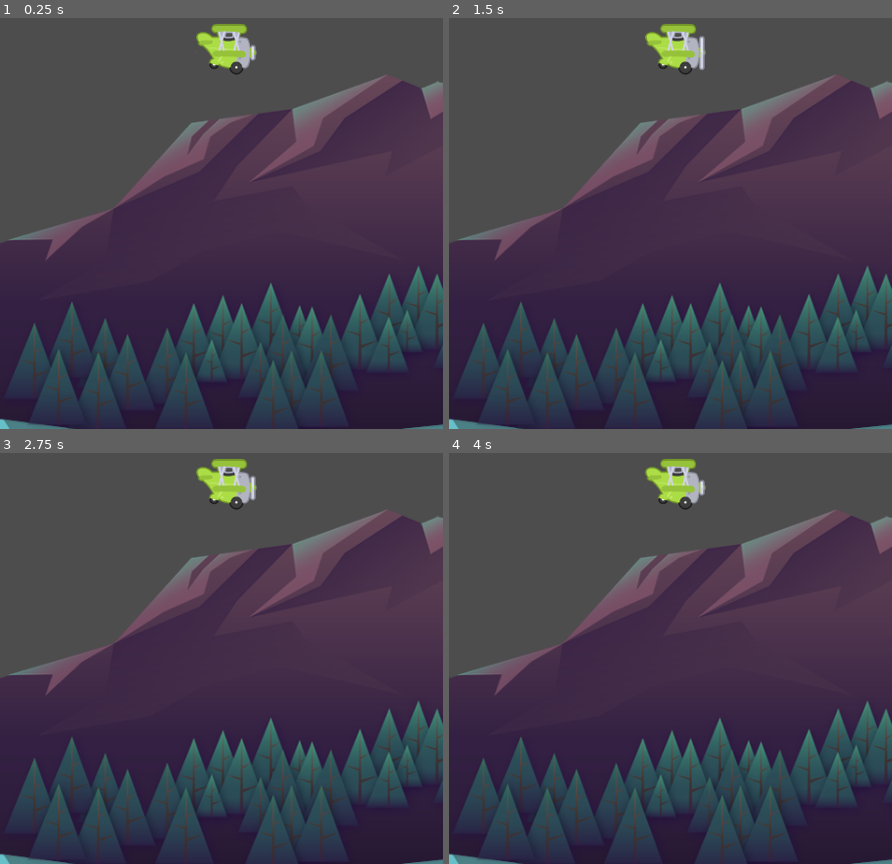
Above: before the commit, frames 1-4 (two rows, left to right).
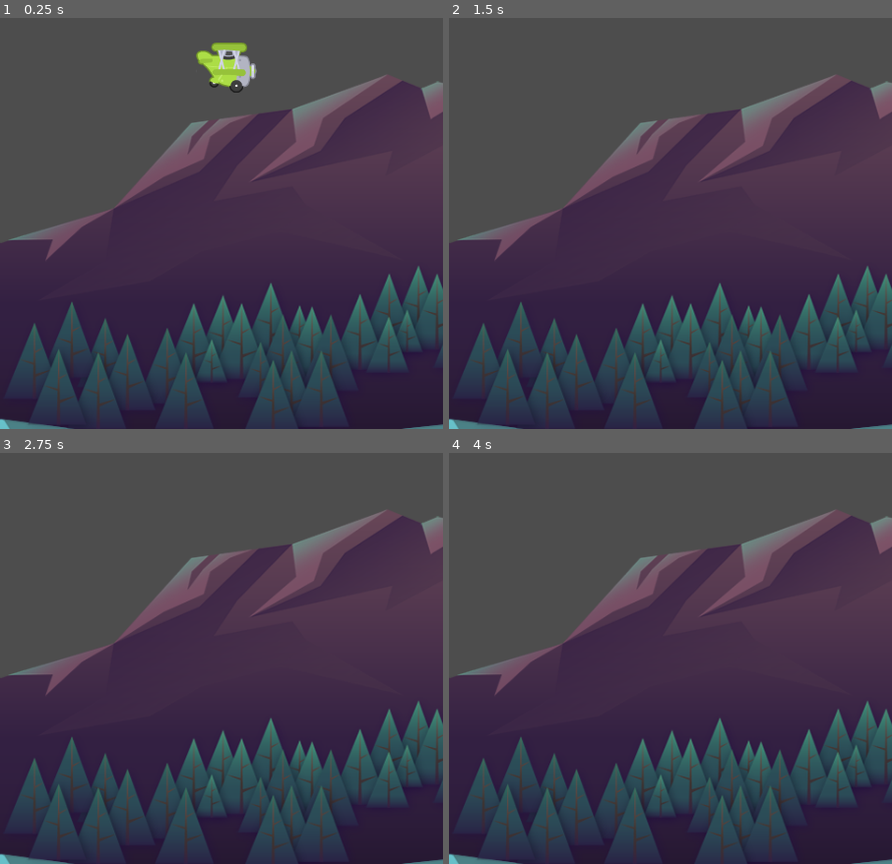
Above: after the commit, the same moments.

Repository: SWEJaber/tappy-game
Game: Godot game, scene res://scenes/game.tscn
The game is run twice, just before and just after one commit, with the same random seed, the same clock (stepped at 60 frames per second) and the same inputs.
Inputs:
- Up to frame 1 (0.25 s): no input
- Up to frame 2 (1.5 s): no input
- Up to frame 3 (2.75 s): no input
- Up to frame 4 (4 s): no input

The runs differ from the first frame. In frame 1, 1.5% of the frame differs, in the area x 44-58%, y 1-19%; in frame 2, 1.1%; in frame 3, 1.1%; in frame 4, 1.0%.

Commit message:
implement plane acceleration

Diff:
--- /dev/null
+++ b/plane/plane.gd
@@ -0,0 +1,17 @@
+extends CharacterBody2D
+
+const GRAVITY: float = 600.0
+
+# Called when the node enters the scene tree for the first time.
+func _ready() -> void:
+	pass # Replace with function body.
+
+
+# Called every frame. 'delta' is the elapsed time since the previous frame.
+func _physics_process(delta: float) -> void:
+
+#	This will have an acceleration effect
+	velocity.y += GRAVITY * delta
+
+#	This already multiplies the GRAVITY constant by delta
+	move_and_slide()
--- a/plane/plane.tscn
+++ b/plane/plane.tscn
@@ -1,6 +1,7 @@
-[gd_scene load_steps=6 format=3 uid="uid://2oo2ypnnkqni"]
+[gd_scene load_steps=8 format=3 uid="uid://2oo2ypnnkqni"]
 
 [ext_resource type="Texture2D" uid="uid://4xxm72h44ckf" path="res://assets/plane/planes_sheet.png" id="1_75ao0"]
+[ext_resource type="Script" path="res://plane/plane.gd" id="1_qmodg"]
 
 [sub_resource type="AtlasTexture" id="AtlasTexture_y1lxm"]
 atlas = ExtResource("1_75ao0")
@@ -31,11 +32,19 @@
 "speed": 8.0
 }]
 
+[sub_resource type="CircleShape2D" id="CircleShape2D_5aa8n"]
+radius = 23.0
+
 [node name="Plane" type="CharacterBody2D"]
+script = ExtResource("1_qmodg")
 
 [node name="AnimatedSprite2D" type="AnimatedSprite2D" parent="."]
 scale = Vector2(0.75, 0.75)
 sprite_frames = SubResource("SpriteFrames_ytgcj")
 animation = &"fly"
 autoplay = "fly"
-frame_progress = 0.713132
+frame_progress = 0.136464
+
+[node name="CollisionShape2D" type="CollisionShape2D" parent="."]
+scale = Vector2(1, 0.993042)
+shape = SubResource("CircleShape2D_5aa8n")
